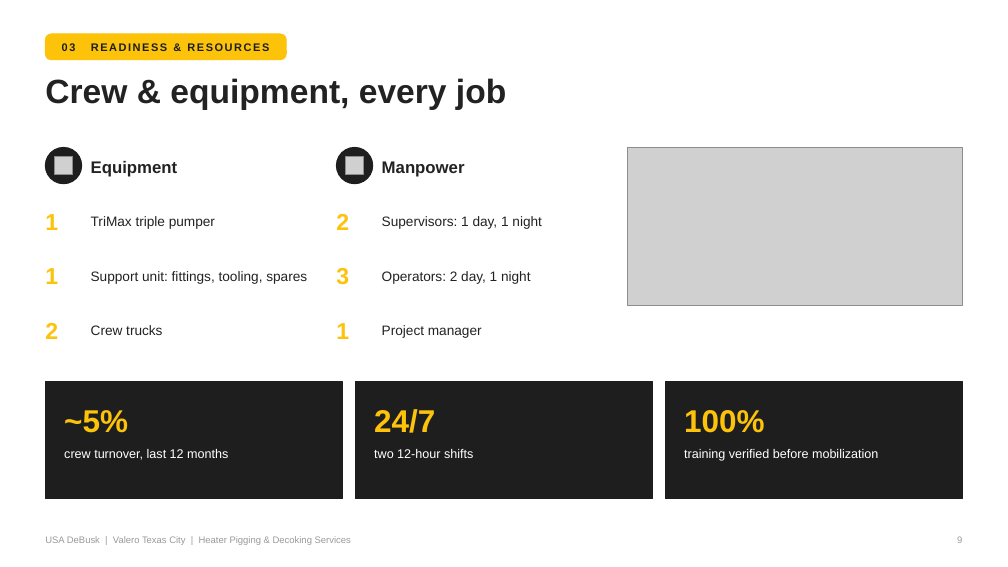
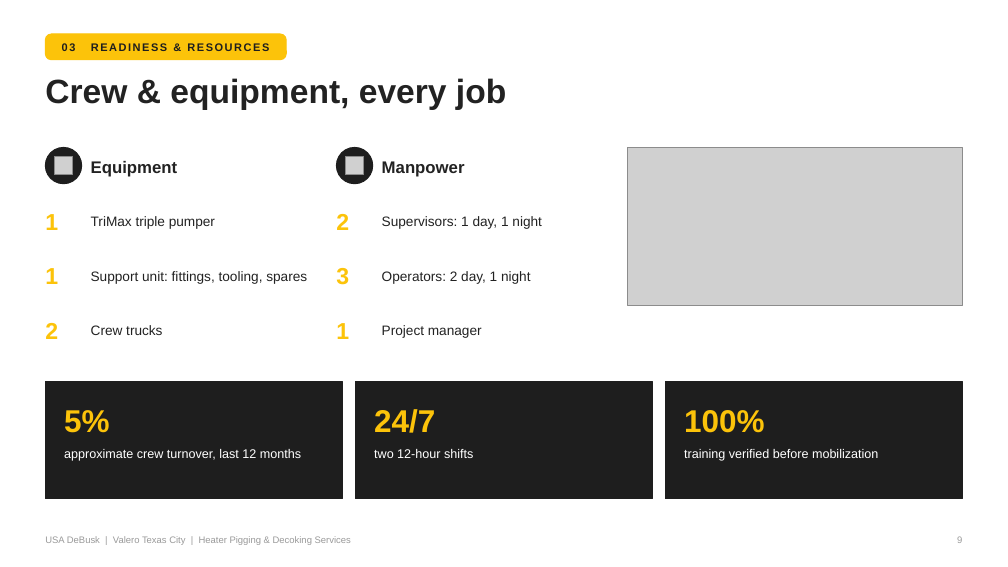
Before and after one commit to TheSkinz/obsidian-work, a slide deck: slide 9 of 02-facilities/Valero/Texas-City-TX/pigging-capabilities-presentation/Valero_TXC_Pigging_Capabilities.pptx. Drawn at 1008x567 pixels with LibreOffice and Linux fonts; fonts in the diff are those of the drawing; grey boxes stand for pictures. Boxes give left, top, right and bottom in pixels: in the first picture for what was removed or moved away, otherwise in the second. Text is boxed around its words. In the diff, an @@ line names an element or a change of style, - is before the commit and + after.

```diff
--- a/02-facilities/Valero/Texas-City-TX/pigging-capabilities-presentation/Valero_TXC_Pigging_Capabilities.pptx
+++ b/02-facilities/Valero/Texas-City-TX/pigging-capabilities-presentation/Valero_TXC_Pigging_Capabilities.pptx
@@ text at [64, 410, 110, 433]: text changed @@
-~5%
+5%
@@ text at [64, 449, 301, 461]: text changed @@
-crew turnover, last 12 months
+approximate crew turnover, last 12 months
```
Also in this commit, not shown: 9 other slides changed, 2 other files.
